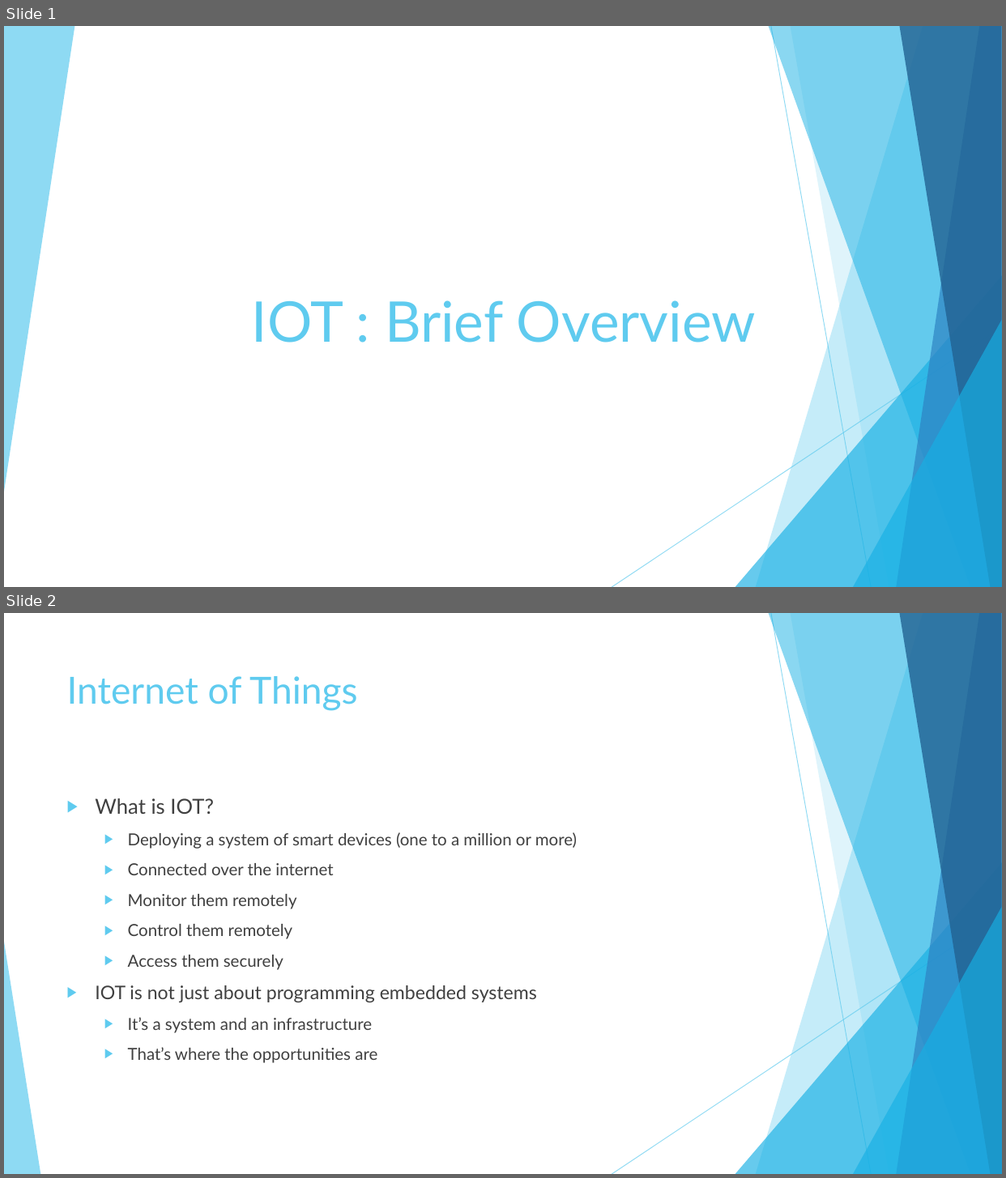
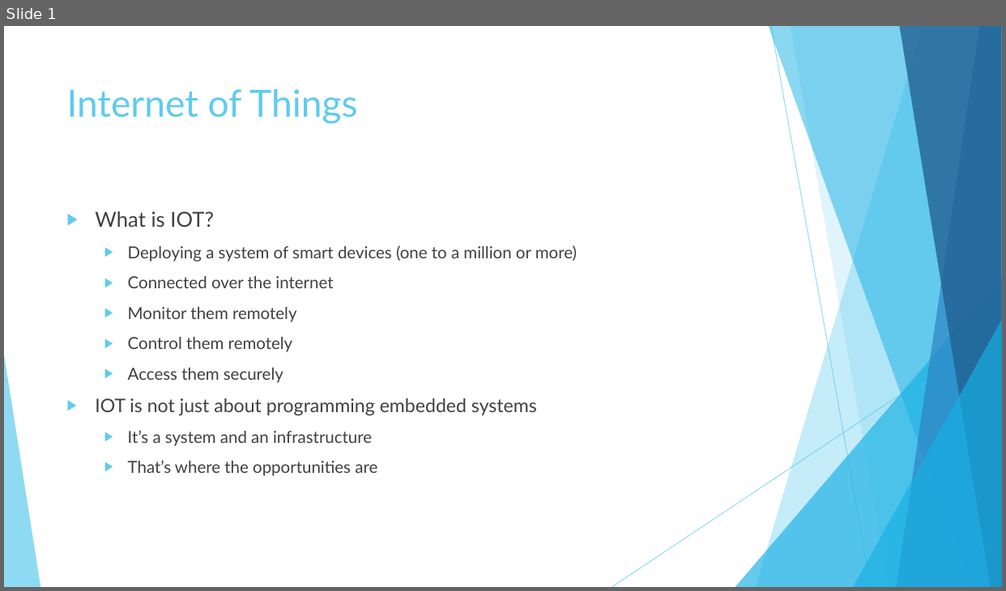
Before and after one commit to dmh2000/iot, a slide deck: IOT.pptx. Shown one above the other, each under a label of ours: slides 1 and 2 before the commit, slide 1 after it. The pictures are 1006x1178 and 1006x591 pixels, drawn with LibreOffice and Linux fonts; fonts in the diff are those of the drawing. Boxes give left, top, right and bottom in pixels: in the first picture for what was removed or moved away, otherwise in the second. Text is boxed around its words. In the diff, an @@ line names an element or a change of style, - is before the commit and + after.

```diff
--- a/IOT.pptx
+++ b/IOT.pptx
@@ slide 1 removed at <box>4,26,1002,587</box>, background #FFFFFF; not listed: 9 template elements that a slide beside it also shows @@
@@ freeform shape removed at <box>4,26,74,492</box> @@
@@ title removed at <box>252,301,756,343</box> @@
-IOT : Brief Overview
@@ what was slide 2 is now slide 1 @@
```
Also in this commit, not shown: 6 slides changed, 1 slide added, 1 other slide removed.
